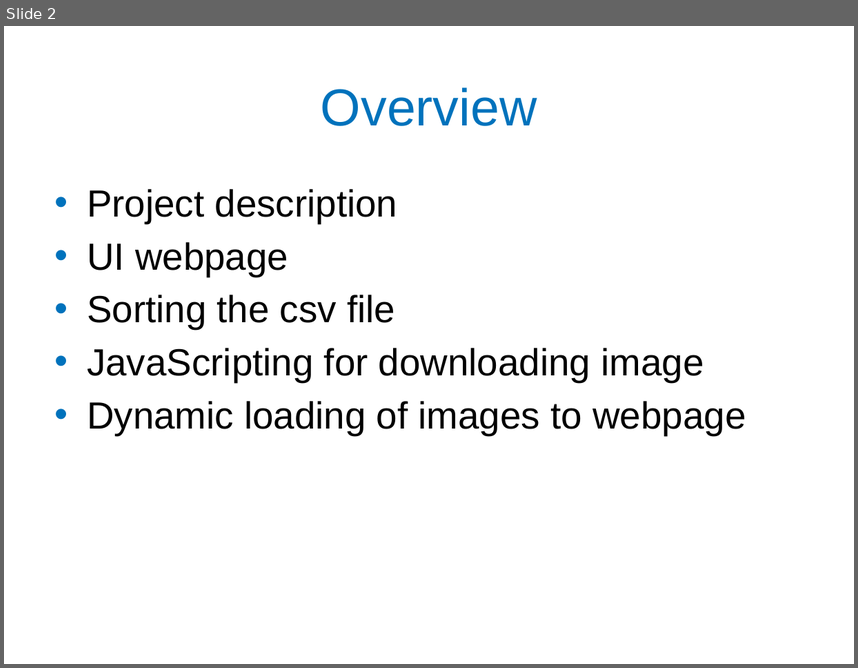
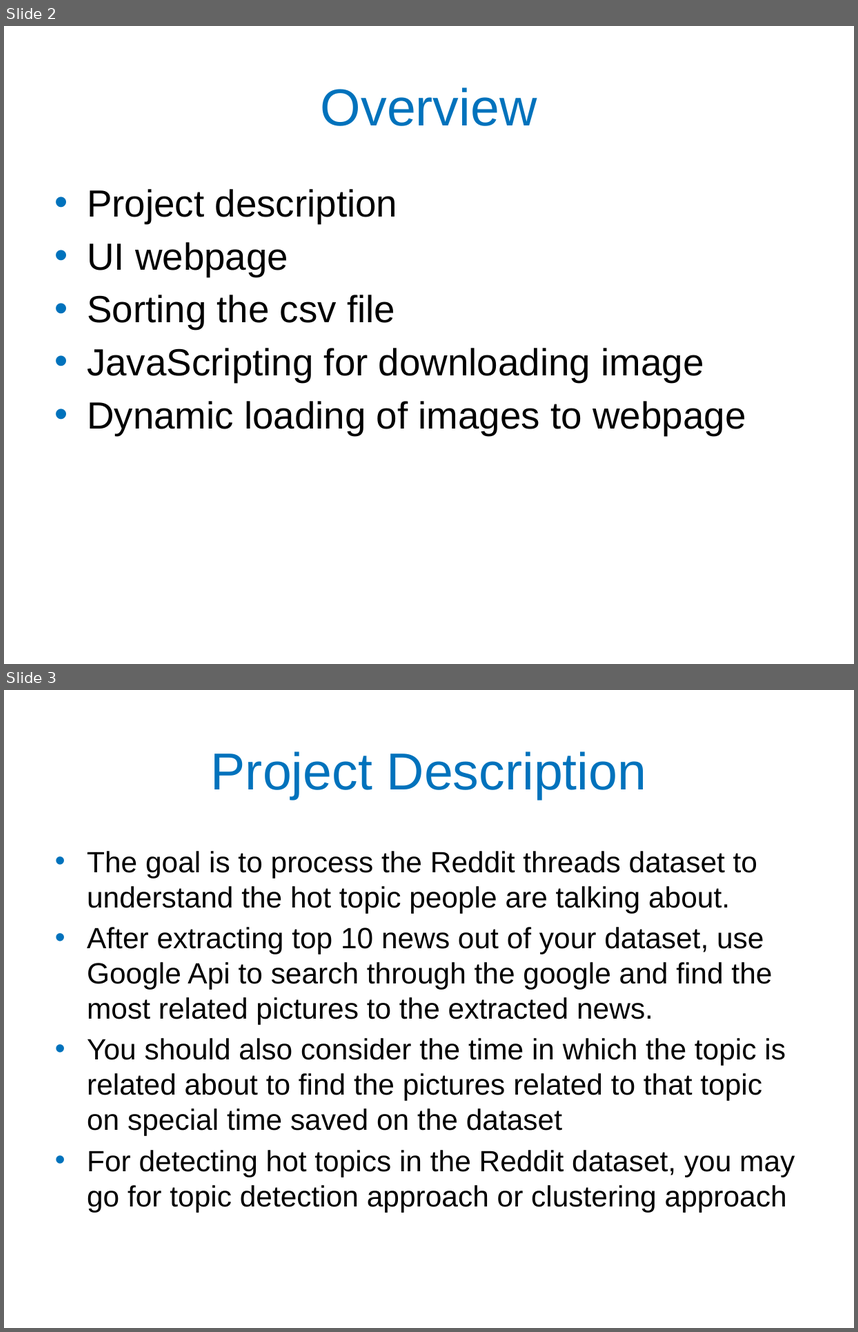
Before and after one commit to jarrm5/RedditTopics, a slide deck: UMKC Hackathon Kool Aid.pptx. Shown one above the other, each under a label of ours: slide 2 before the commit, slides 2 and 3 after it. The pictures are 858x668 and 858x1332 pixels, drawn with LibreOffice and Linux fonts; fonts in the diff are those of the drawing; background and template pictures are left out. Boxes give left, top, right and bottom in pixels: in the first picture for what was removed or moved away, otherwise in the second. Text is boxed around its words. In the diff, an @@ line names an element or a change of style, - is before the commit and + after.

Commit message:
add the presentation file others please add your slide

```diff
--- a/UMKC Hackathon Kool Aid.pptx
+++ b/UMKC Hackathon Kool Aid.pptx
@@ slide 3 added at [4,690,854,1328], background picture (left out) @@
@@ title added at [211,751,646,799], 44 pt, text #0072BC @@
+Project Description
@@ text added at [87,851,795,1212], 24.8 pt, text #000000 @@
+• The goal is to process the Reddit threads dataset to understand the hot topic people are talking about.
+• After extracting top 10 news out of your dataset, use Google Api to search through the google and find the most related pictures to the extracted news.
+• You should also consider the time in which the topic is related about to find the pictures related to that topic on special time saved on the dataset
+• For detecting hot topics in the Reddit dataset, you may go for topic detection approach or clustering approach
```
Also in this commit, not shown: 1 slide changed, 1 other slide added, 1 slide removed, 2 other files.
